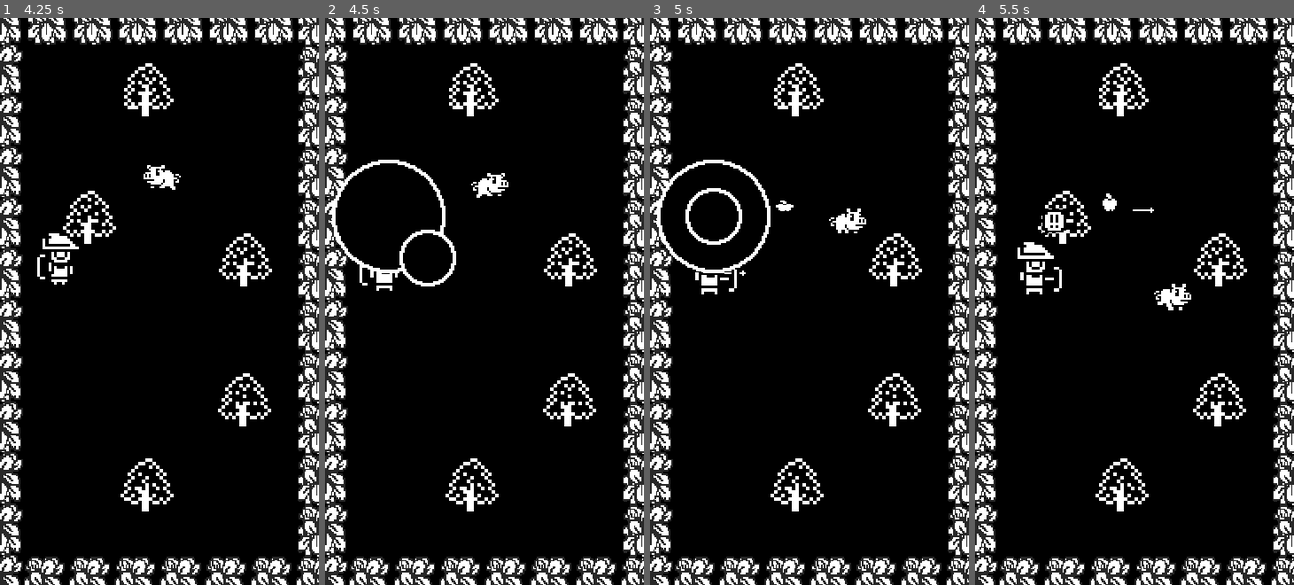
Above: before the commit, frames 1-4 (left to right).
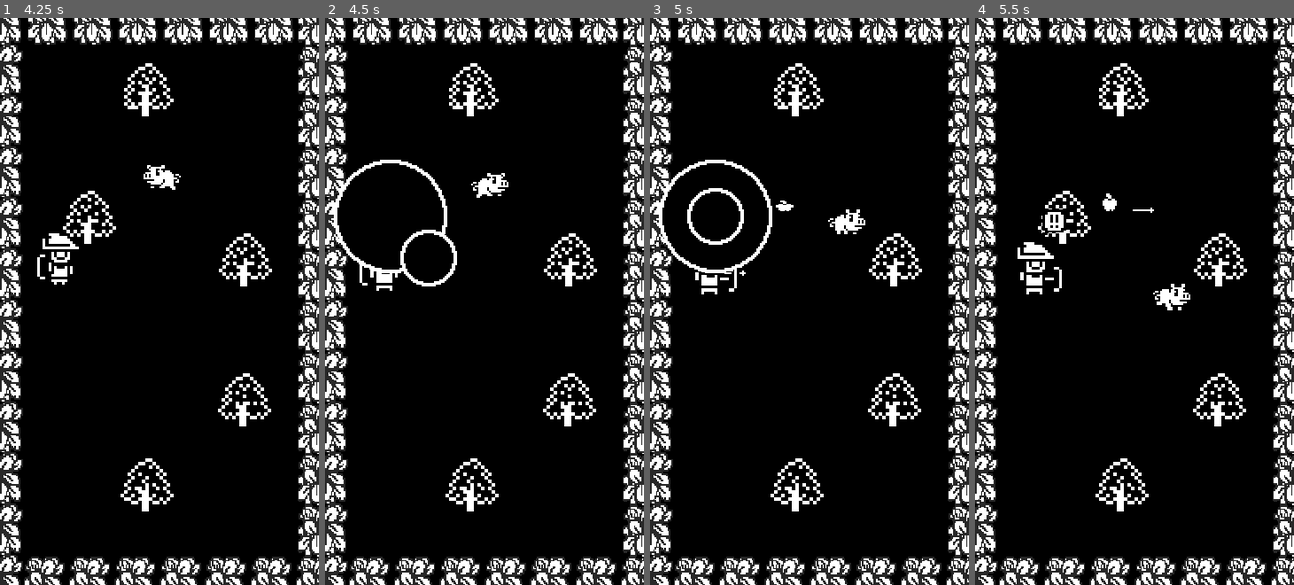
Above: after the commit, the same moments.

Repository: fguillen/PiggyTheApplesAndTheGuard
Game: Godot game, scene res://World.tscn
Same seed, same stepped clock (60 frames per second), same inputs: the game is played once before the commit and once after it.
Inputs (mouse positions are in pixels of both pictures, inside the frame that each line leads up to):
- Up to frame 1 (4.25 s): tap Enter (ui_accept) at 0.5, 0.77, 3.77 s; move the mouse to (229, 273) at 0.52 s; hold Right (ui_right) 0.53-1.25 s; click (229, 273) at 0.67 s; drag from (95, 329) to (293, 188) at 1.27 s; move the mouse to (191, 176) at 2.02 s; hold Right (ui_right) 2.03-2.75 s; drag from (143, 414) to (283, 182) at 2.77 s; move the mouse to (255, 386) at 3.52 s; hold Left (ui_left) from 3.53 s (still down)
- Up to frame 2 (4.5 s): release Left (ui_left) at 4.25 s; drag from (388, 216) to (570, 409) at 4.27 s
- Up to frame 3 (5 s): no input
- Up to frame 4 (5.5 s): move the mouse to (1150, 301) at 5.02 s; hold Down (ui_down) from 5.03 s (still down); click (1150, 301) at 5.17 s

Frame 1 is identical in both runs. In frame 2, 0.4% of the frame differs, in the area x 2-42%, y 25-48%; in frame 3, 0.7%, in the area x 2-68%, y 25-45%; in frame 4, less than 0.1%.

Commit message:
Gamepad position always inside screen

Diff:
--- a/Gamepad.gd
+++ b/Gamepad.gd
@@ -6,10 +6,16 @@
 onready var button_gamepad: = $ButtonGamepad
 onready var small_circle: = $ButtonGamepad/SmallCircle
 
+export(int) var position_margin = 5
+
 var direction = Vector2.ZERO
 var gamepad_active = false
+var screen_size = Vector2.ZERO
+var radius
 
 func _ready():
+	radius = button_gamepad.shape.radius
+	screen_size = get_viewport().get_visible_rect().size
 	gamepad_released()
 
 
@@ -20,9 +26,8 @@
 			set_small_circle()
 
 		elif button_screen.is_pressed():
-			gamepad_active = true
-			button_gamepad.visible = true
-			button_gamepad.global_position = event.position - Vector2(button_gamepad.shape.radius, button_gamepad.shape.radius)
+			set_gamepad_position(event.position)
+
 
 	if event is InputEventScreenTouch and not event.is_pressed():
 		gamepad_released()
@@ -44,12 +49,28 @@
 
 func gamepad_direction(event_position):
 	var center = gamepad_center()
-	return (event_position - center).limit_length(button_gamepad.shape.radius) / button_gamepad.shape.radius
+	return (event_position - center).limit_length(radius) / radius
 
 
 func set_small_circle():
-	small_circle.global_position = gamepad_center() + (direction * button_gamepad.shape.radius)
+	small_circle.global_position = gamepad_center() + (direction * radius)
 
 
 func gamepad_center():
-	return button_gamepad.position + Vector2(button_gamepad.shape.radius, button_gamepad.shape.radius)
+	return button_gamepad.position + Vector2(radius, radius)
+
+
+func set_gamepad_position(position):
+	gamepad_active = true
+	button_gamepad.visible = true
+
+	if position.x > screen_size.x - radius - position_margin:
+		position.x = screen_size.x - radius - position_margin
+	if position.x < 0 + radius + position_margin:
+		position.x = 0 + radius + position_margin
+	if position.y > screen_size.y - radius - position_margin:
+		position.y = screen_size.y - radius - position_margin
+	if position.y < 0 + radius + position_margin:
+		position.y = 0 + radius + position_margin
+
+	button_gamepad.global_position = position - Vector2(radius, radius)
